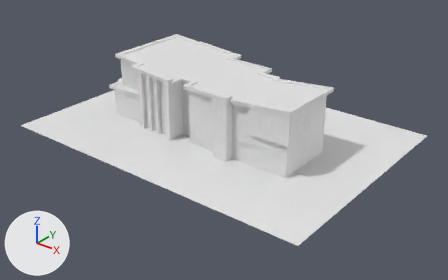
A saved change to the OBJ model scenes/models/v2_1_qa/scene.obj.
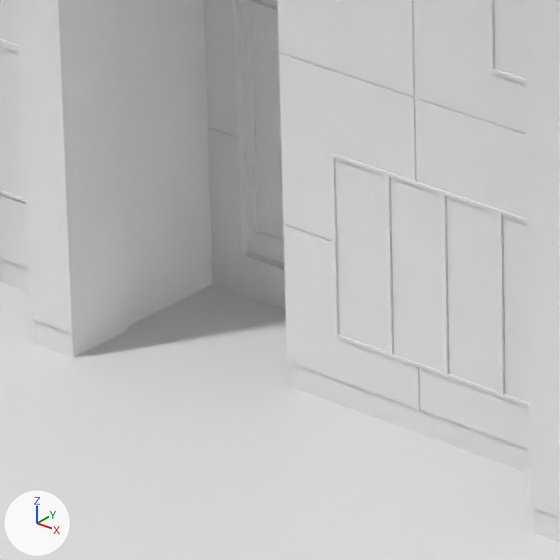
Each version appears first whole from a 50 mm camera at (1463.0, -2055.0, 1253.0) aimed at (-174.0, -9.0, -16.0), and next in a close-up on the part from 36% to 48% of the width and 38% to 57% of the height. Arrows for +X, +Y and +Z are at lower left; the lights stay in place. Where no turn or scale is listed for an object, it has been applied to the vertices. Vertices at the same position are counted once.

Names of what the first close-up shows: '0000', '0030', '0031', '0032', '0036', '0037', '0038', '0039', '0040', '0041'.
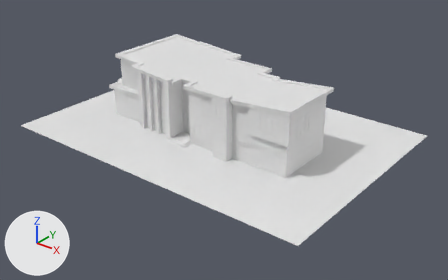
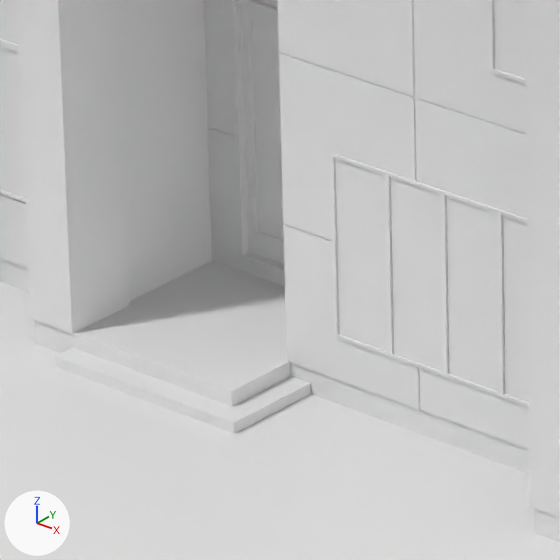
Where the change shows, as pixel boxes [x1, y1, x2, y2] in the close-ups (560 x 560 px):
```json
{"part": 1, "of": "me_0030", "change": "added", "after": [55, 261, 311, 434]}
```

The change, as JSON lines over the scene's bpy script:
```json
{"block": "me_0030", "where": "# used by ob_0030; location = (0.0, 0.0, 0.0)"}
{"op": "remove", "block": "me_0030", "code": "me_0030.from_pydata(...)  # 81 vertices, 100 faces; spans x -788.0..267.0, y -196.0..305.0, z -36.0..12.0"}
{"op": "add", "block": "me_0030", "code": "me_0030.from_pydata(...)  # 99 vertices, 120 faces; spans x -788.0..267.0, y -205.0..305.0, z -36.0..12.0"}
{"block": "me_0030", "change": "me_0030 part 1"}
{"block": "me_0030", "change": "13 vertices are added at x -345.0..-242.0, y -205.0..-103.0, z -2.0..12.0"}
{"block": "me_0030", "change": "5 new vertices lie (0.0, 0.0, 7.0) away from vertices in x -343.0..-242.0, y -205.0..-157.0, z -2.0..5.0"}
{"block": "me_0030", "change": "20 new faces join them"}
```
